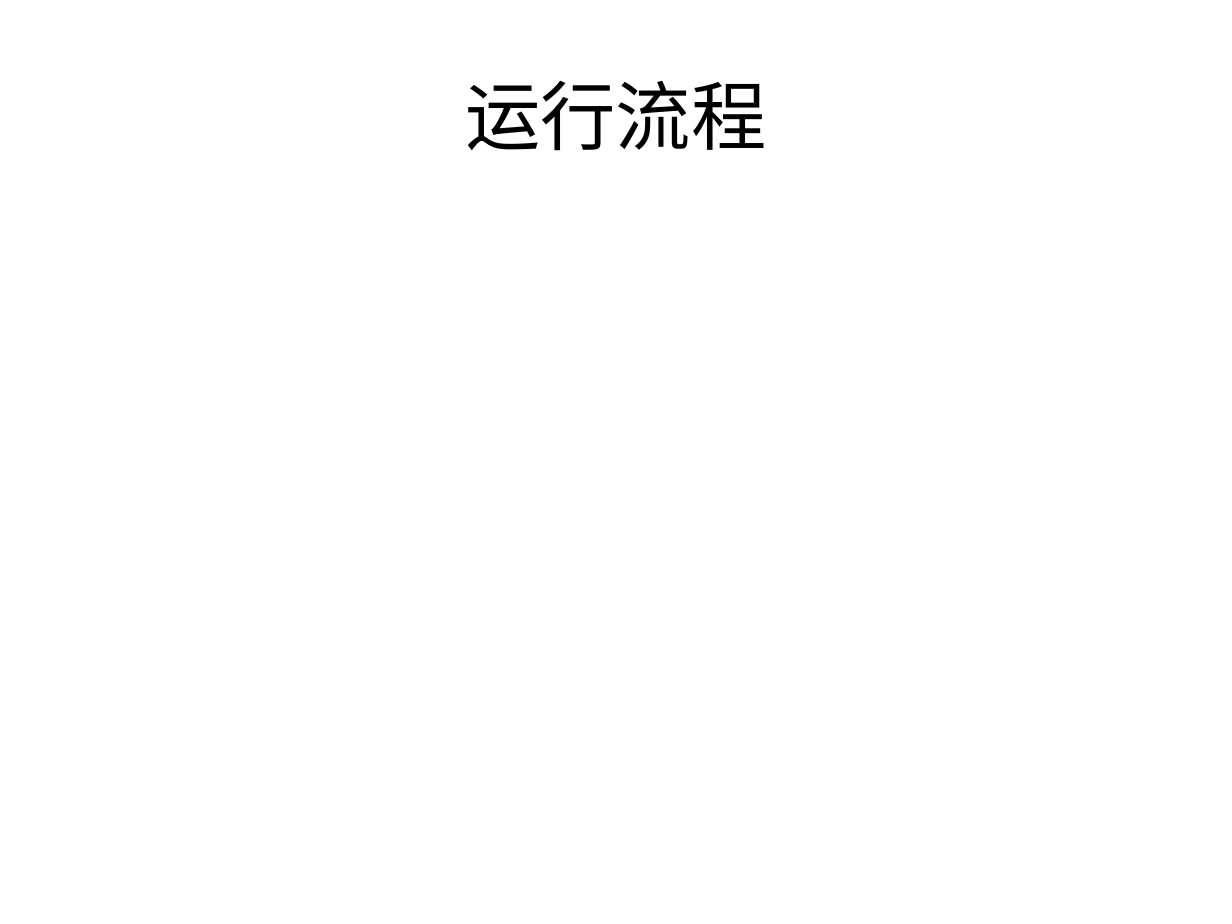
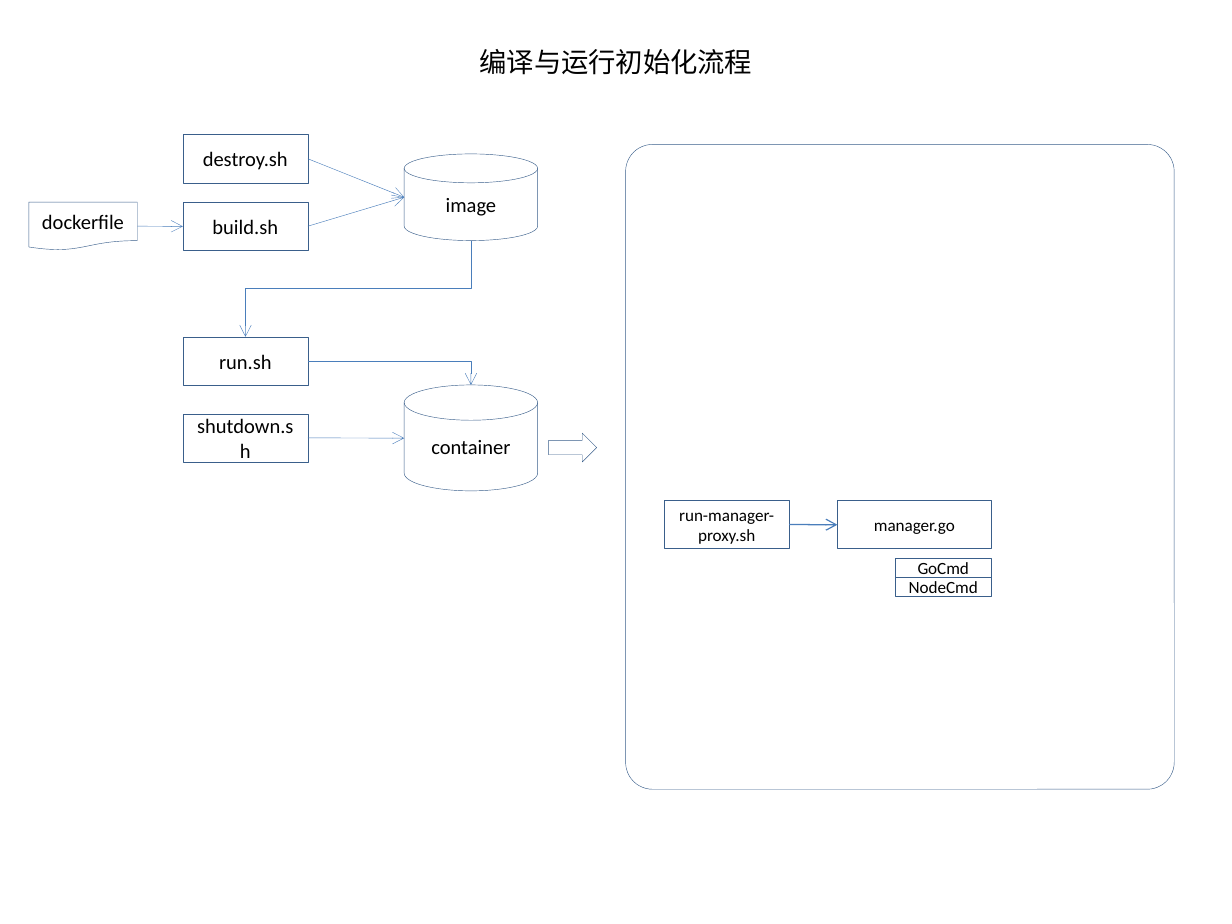
Before and after one commit to huhongjun/gridstudio, a slide deck: slide 7 of docu/GridStudio-Architecture.pptx (slide 4 before the commit). Drawn at 1232x924 pixels with LibreOffice and Linux fonts; fonts in the diff are those of the drawing. Boxes give left, top, right and bottom in pixels: in the first picture for what was removed or moved away, otherwise in the second. Text is boxed around its words. In the diff, an @@ line names an element or a change of style, - is before the commit and + after.

```diff
--- a/docu/GridStudio-Architecture.pptx
+++ b/docu/GridStudio-Architecture.pptx
@@ title at [479,49,752,75]: text changed; size 44 to 16 pt @@
-运行流程
+编译与运行初始化流程
@@ rectangle added at [182,134,308,182], outline #3A5F8C 0.25 pt, 12 pt, text #000000 @@
+destroy.sh
@@ rounded rectangle added at [626,144,1174,788], outline #3A5F8C 0.25 pt @@
@@ arrow added from (308, 159) to (404, 197), #4B7EBC 0.25 pt @@
@@ cylinder added at [404,154,537,240], outline #3A5F8C 0.25 pt, 12 pt, text #000000 @@
+image
@@ flow chart document added at [28,202,137,250], outline #3A5F8C 0.25 pt, 12 pt, text #000000 @@
+dockerfile
@@ rectangle added at [182,202,308,250], outline #3A5F8C 0.25 pt, 12 pt, text #000000 @@
+build.sh
@@ arrow added from (308, 227) to (404, 197), #4B7EBC 0.25 pt @@
@@ arrow added from (137, 227) to (182, 227), #4B7EBC 0.25 pt @@
@@ elbow arrow added from (471, 240) to (245, 336), #4B7EBC 0.25 pt @@
@@ rectangle added at [182,336,308,384], outline #3A5F8C 0.25 pt, 12 pt, text #000000 @@
+run.sh
@@ elbow arrow added from (308, 361) to (471, 384), #4B7EBC 0.25 pt @@
@@ cylinder added at [404,384,537,490], outline #3A5F8C 0.25 pt, 12 pt, text #000000 @@
+container
@@ rectangle added at [182,414,308,462], outline #3A5F8C 0.25 pt, 12 pt, text #000000 @@
+shutdown.sh
@@ arrow added from (308, 437) to (404, 439), #4B7EBC 0.25 pt @@
@@ right arrow added at [548,434,596,462], outline #3A5F8C 0.25 pt @@
@@ rectangle added at [664,500,790,548], outline #3A5F8C 0.25 pt, 10 pt, text #000000 @@
+run-manager-proxy.sh
@@ rectangle added at [838,500,992,548], outline #3A5F8C 0.25 pt, 10 pt, text #000000 @@
+manager.go
@@ arrow added from (790, 525) to (838, 525), #4B7EBC 0.75 pt @@
@@ rectangle added at [896,558,992,578], outline #3A5F8C 0.25 pt, 10 pt, text #000000 @@
+GoCmd
@@ rectangle added at [896,578,992,598], outline #3A5F8C 0.25 pt, 10 pt, text #000000 @@
+NodeCmd
```
Also in this commit, not shown: 2 other slides changed, 3 slides added, 13 other files.
